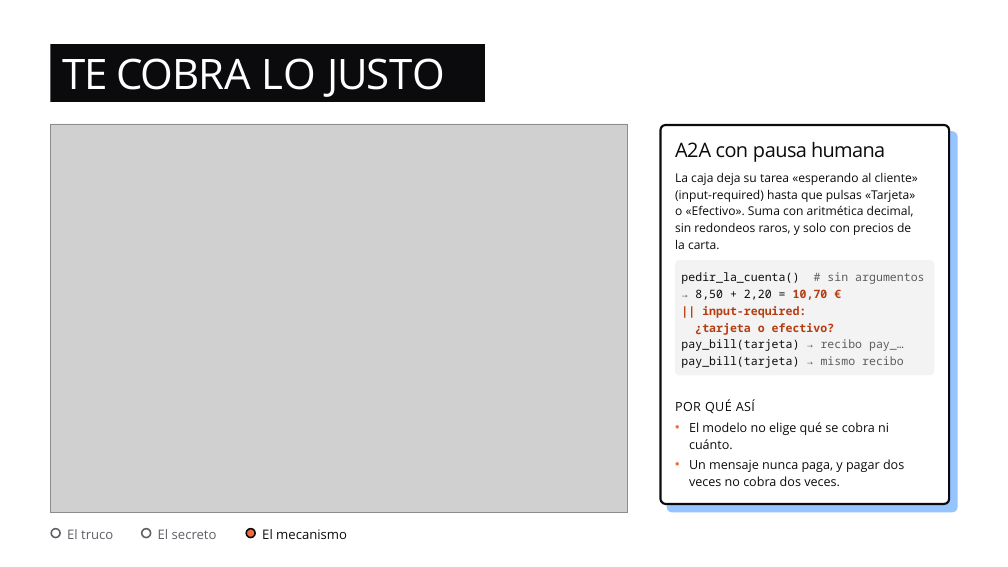
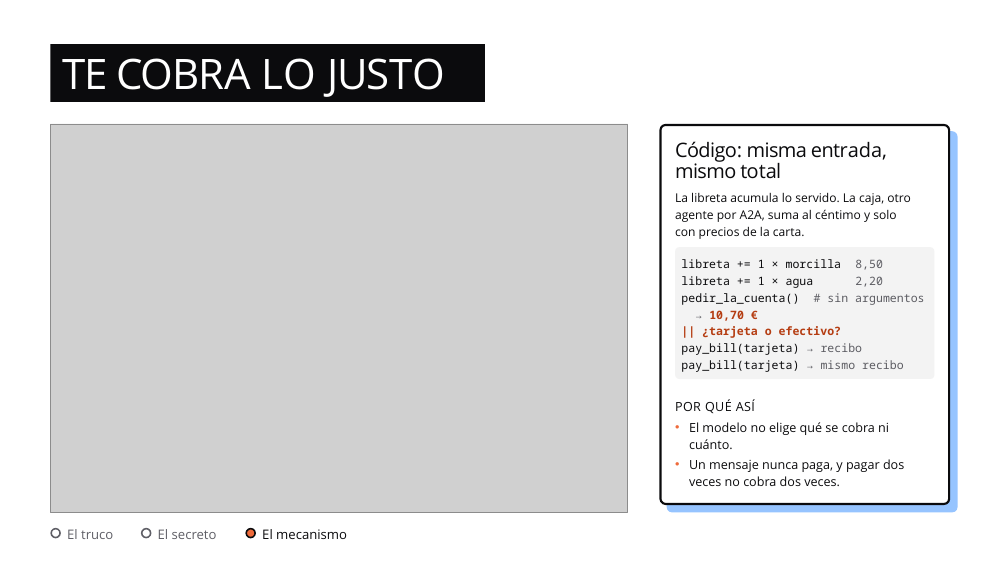
Before and after one commit to dsanchor/morcillaconf, a slide deck: slide 28 of docs/charla/no-es-magia.pptx (slide 29 before the commit). Drawn at 1008x567 pixels with LibreOffice and Linux fonts; fonts in the diff are those of the drawing; grey boxes stand for pictures. Boxes give left, top, right and bottom in pixels: in the first picture for what was removed or moved away, otherwise in the second. Text is boxed around its words. In the diff, an @@ line names an element or a change of style, - is before the commit and + after.

```diff
--- a/docs/charla/no-es-magia.pptx
+++ b/docs/charla/no-es-magia.pptx
@@ text at [675, 141, 887, 179]: text changed @@
-A2A con pausa humana
+Código: misma entrada,
+mismo total
@@ text at [675, 192, 911, 239]: text changed @@
-La caja deja su tarea «esperando al cliente»
-(input-required) hasta que pulsas «Tarjeta»
-o «Efectivo». Suma con aritmética decimal,
-sin redondeos raros, y solo con precios de
-la carta.
+La libreta acumula lo servido. La caja, otro
+agente por A2A, suma al céntimo y solo
+con precios de la carta.
@@ rounded rectangle: place and size @@
-rounded rectangle at [675, 260, 935, 375]
+rounded rectangle at [675, 247, 935, 379]
@@ rounded rectangle at [675, 247, 935, 379]: proportions changed @@
@@ text "libreta += 1 × morcilla ...": place and size @@
-text "libreta += 1 × morcilla ..." at [681, 272, 924, 368]
+text "libreta += 1 × morcilla ..." at [681, 259, 924, 372]
@@ text at [681, 259, 883, 288]: paragraphs added @@
+libreta += 1 × morcilla 8,50
+libreta += 1 × agua 2,20
@@ text at [681, 310, 863, 355]: text changed @@
-→ 8,50 + 2,20 = 10,70 €
-|| input-required:
-¿tarjeta o efectivo?
-pay_bill(tarjeta) → recibo pay_…
+→ 10,70 €
+|| ¿tarjeta o efectivo?
+pay_bill(tarjeta) → recibo
```
Also in this commit, not shown: 14 other slides changed, 3 slides added, 3 slides removed, 2 other files.
